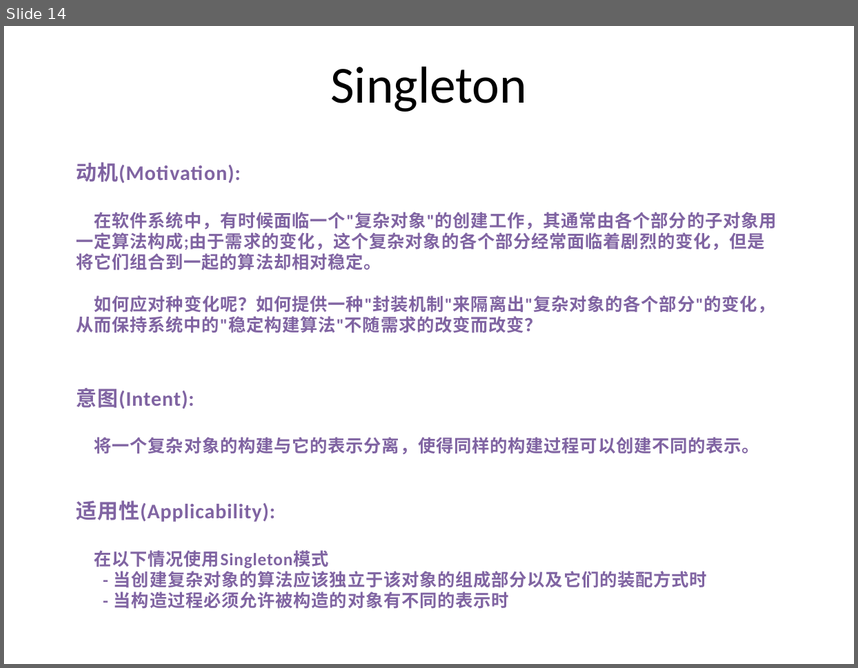
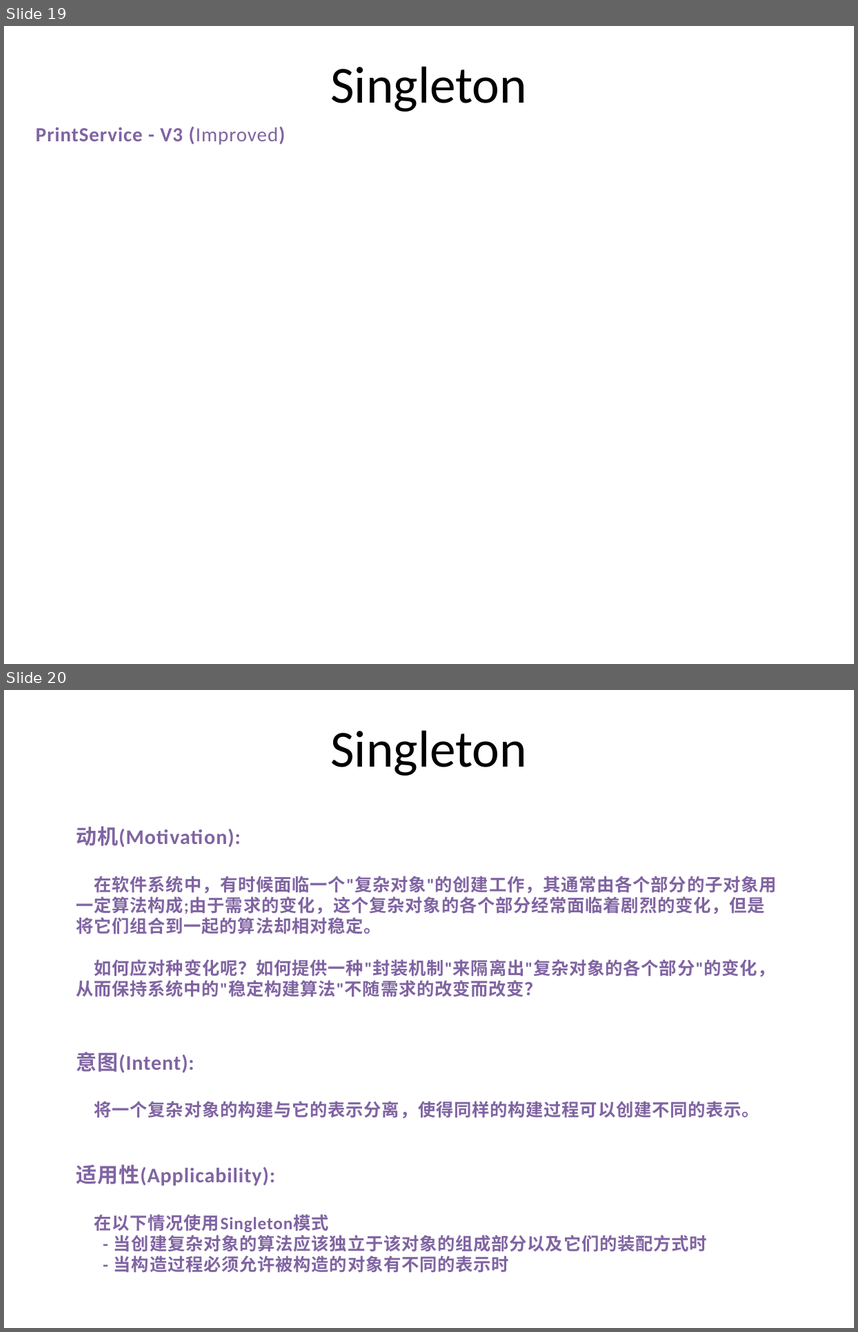
Before and after one commit to PlumpMath/DesignPattern-956, a slide deck: _Doc/DesignPattern.P3.Creational(Singleton).pptx. Shown one above the other, each under a label of ours: slide 14 before the commit, slides 19 and 20 after it. The pictures are 858x668 and 858x1332 pixels, drawn with LibreOffice and Linux fonts; fonts in the diff are those of the drawing. Boxes give left, top, right and bottom in pixels: in the first picture for what was removed or moved away, otherwise in the second. Text is boxed around its words. In the diff, an @@ line names an element or a change of style, - is before the commit and + after.

Commit message:
Updated Singleton code and PPT.

```diff
--- a/_Doc/DesignPattern.P3.Creational(Singleton).pptx
+++ b/_Doc/DesignPattern.P3.Creational(Singleton).pptx
@@ slide 19 added at (4,26,854,664), background #FFFFFF @@
@@ text added at (330,66,527,112), 44 pt, text #000000 @@
+Singleton
@@ text added at (36,126,286,145), 17 pt, text #8064A2, bold @@
+PrintService - V3 (Improved)
@@ what was slide 14 is now slide 20 @@
```
Also in this commit, not shown: 5 slides changed, 5 other slides added, 39 other files.
